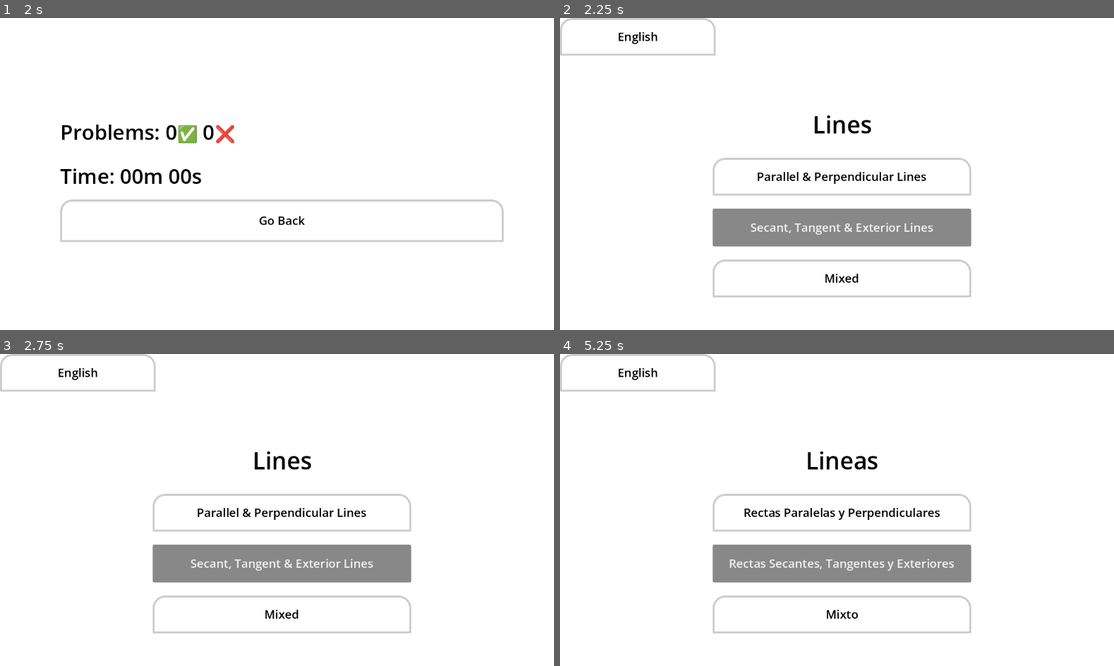
Above: before the commit, frames 1-4 (two rows, left to right).
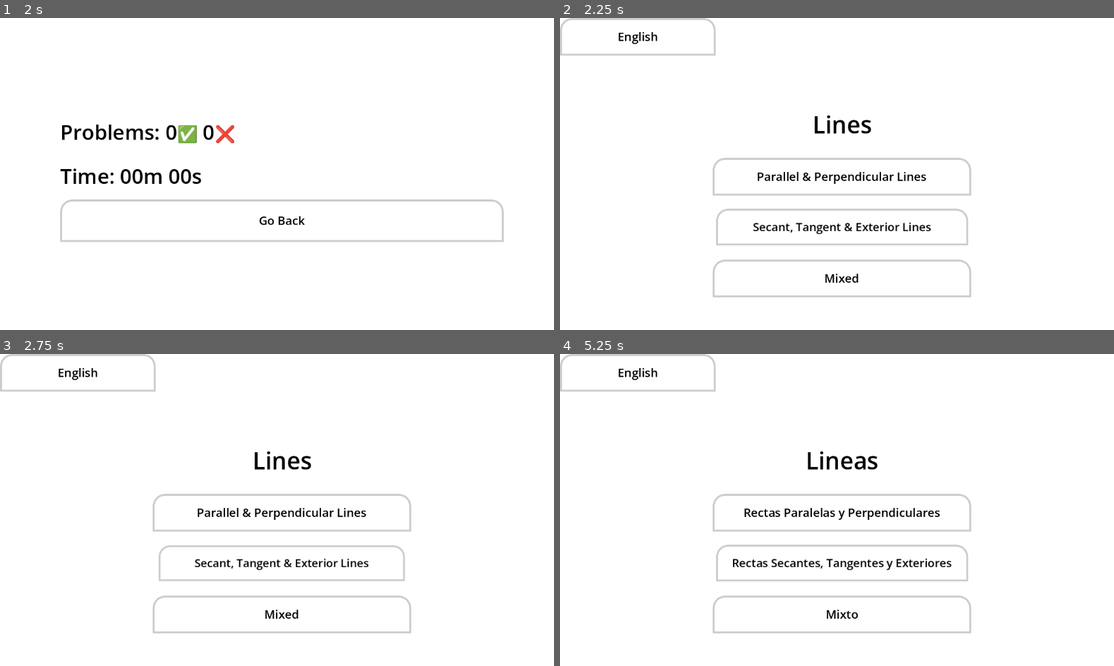
Above: after the commit, the same moments.

Repository: SalticHash/Lines
Game: Godot game, scene res://main_menu/main_menu.tscn
The game is run twice, just before and just after one commit, with the same random seed, the same clock (stepped at 60 frames per second) and the same inputs.
Inputs:
- Up to frame 1 (2 s): click "Parallel & Perpendicular Lines" at 0.5 s; click "Finish" at 1.25 s
- Up to frame 2 (2.25 s): click "Go Back" at 2 s
- Up to frame 3 (2.75 s): no input
- Up to frame 4 (5.25 s): click "English" at 2.75 s; click "Rectas Paralelas y Perpendicu…" at 3.5 s; click "Terminar" at 4.25 s; click "Volver" at 5 s

Frame 1 is identical in both runs. In frame 2, 5.6% of the frame differs, in the area x 27-75%, y 61-74%; in frame 3, 5.6%; in frame 4, 5.6%.

Commit message:
Added Icons, made theme, add button animations

Diff:
--- a/finish/finish.tscn
+++ b/finish/finish.tscn
@@ -1,31 +1,8 @@
 [gd_scene format=3 uid="uid://bc1t4oewvpwsu"]
 
+[ext_resource type="Theme" uid="uid://cmo5b0nj4476i" path="res://menu.theme" id="1_8ft1m"]
 [ext_resource type="Script" uid="uid://cvydg07p88rnq" path="res://finish/finish.gd" id="1_hsrnd"]
-
-[sub_resource type="StyleBoxFlat" id="StyleBoxFlat_gx327"]
-bg_color = Color(1, 1, 1, 1)
-border_width_left = 4
-border_width_top = 4
-border_width_right = 4
-border_width_bottom = 4
-corner_radius_top_left = 24
-corner_radius_top_right = 24
-
-[sub_resource type="StyleBoxEmpty" id="StyleBoxEmpty_gx327"]
-
-[sub_resource type="Theme" id="Theme_87456"]
-default_font_size = 24
-Button/colors/font_color = Color(0, 0, 0, 1)
-Button/styles/normal = SubResource("StyleBoxFlat_gx327")
-Label/colors/font_color = Color(0, 0, 0, 1)
-Label/font_sizes/font_size = 48
-LineEdit/colors/caret_color = Color(0, 0, 0, 1)
-LineEdit/colors/font_color = Color(0, 0, 0, 1)
-LineEdit/colors/font_placeholder_color = Color(0, 0, 0, 0.39215687)
-LineEdit/colors/font_selected_color = Color(0, 0, 0, 1)
-LineEdit/colors/selection_color = Color(0, 0.40392157, 1, 0.4745098)
-LineEdit/styles/normal = SubResource("StyleBoxEmpty_gx327")
-RichTextLabel/colors/default_color = Color(0, 0, 0, 1)
+[ext_resource type="PackedScene" uid="uid://bmm3770pgwypr" path="res://main_menu/button_animation/button_animation.tscn" id="3_4qnrn"]
 
 [node name="Finish" type="Control" unique_id=1317585244]
 layout_mode = 3
@@ -34,7 +11,7 @@
 anchor_bottom = 1.0
 grow_horizontal = 2
 grow_vertical = 2
-theme = SubResource("Theme_87456")
+theme = ExtResource("1_8ft1m")
 script = ExtResource("1_hsrnd")
 
 [node name="VBoxContainer" type="VBoxContainer" parent="." unique_id=1714274138]
@@ -73,4 +50,6 @@
 size_flags_vertical = 3
 text = "go_back"
 
+[node name="ButtonAnimation" parent="VBoxContainer/GoBack" unique_id=1733346948 instance=ExtResource("3_4qnrn")]
+
 [connection signal="pressed" from="VBoxContainer/GoBack" to="." method="_on_go_back_pressed"]
--- a/icon.svg
+++ /dev/null
@@ -1 +0,0 @@
-<svg xmlns="http://www.w3.org/2000/svg" width="128" height="128"><rect width="124" height="124" x="2" y="2" fill="#363d52" stroke="#212532" stroke-width="4" rx="14"/><g fill="#fff" transform="translate(12.322 12.322)scale(.101)"><path d="M105 673v33q407 354 814 0v-33z"/><path fill="#478cbf" d="m105 673 152 14q12 1 15 14l4 67 132 10 8-61q2-11 15-15h162q13 4 15 15l8 61 132-10 4-67q3-13 15-14l152-14V427q30-39 56-81-35-59-83-108-43 20-82 47-40-37-88-64 7-51 8-102-59-28-123-42-26 43-46 89-49-7-98 0-20-46-46-89-64 14-123 42 1 51 8 102-48 27-88 64-39-27-82-47-48 49-83 108 26 42 56 81zm0 33v39c0 276 813 276 814 0v-39l-134 12-5 69q-2 10-14 13l-162 11q-12 0-16-11l-10-65H446l-10 65q-4 11-16 11l-162-11q-12-3-14-13l-5-69z"/><path d="M483 600c0 34 58 34 58 0v-86c0-34-58-34-58 0z"/><circle cx="725" cy="526" r="90"/><circle cx="299" cy="526" r="90"/></g><g fill="#414042" transform="translate(12.322 12.322)scale(.101)"><circle cx="307" cy="532" r="60"/><circle cx="717" cy="532" r="60"/></g></svg>
--- /dev/null
+++ b/main_menu/button_animation/button_animation.gd
@@ -0,0 +1,20 @@
+extends Node
+
+@onready var parent: Button = get_parent()
+func _ready() -> void:
+	parent.pivot_offset_ratio = Vector2.ONE / 2.0
+	# Disable press
+	#parent.pressed.connect(pressed)
+var is_pressed = false
+func _process(_delta: float) -> void:
+	var tween = create_tween()
+	var value = parent.scale
+	if is_pressed:
+		is_pressed = false
+		value = Vector2.ONE * 0.85
+	if parent.is_hovered():
+		tween.tween_property(parent, "scale", Vector2.ONE * 0.95,0.25).from(value)
+	else:
+		tween.tween_property(parent, "scale", Vector2.ONE, 0.25)
+
+func pressed(): is_pressed = true
--- /dev/null
+++ b/main_menu/button_animation/button_animation.tscn
@@ -0,0 +1,6 @@
+[gd_scene format=3 uid="uid://bmm3770pgwypr"]
+
+[ext_resource type="Script" uid="uid://0ln1c5e6dhbo" path="res://main_menu/button_animation/button_animation.gd" id="1_emfpg"]
+
+[node name="ButtonAnimation" type="Node" unique_id=1733346948]
+script = ExtResource("1_emfpg")
--- a/main_menu/main_menu.tscn
+++ b/main_menu/main_menu.tscn
@@ -1,31 +1,8 @@
 [gd_scene format=3 uid="uid://cuhbrh76x1yt1"]
 
+[ext_resource type="Theme" uid="uid://cmo5b0nj4476i" path="res://menu.theme" id="1_d3a7t"]
 [ext_resource type="Script" uid="uid://c16t0a15puec1" path="res://main_menu/main_menu.gd" id="1_oa53l"]
-
-[sub_resource type="StyleBoxFlat" id="StyleBoxFlat_gx327"]
-bg_color = Color(1, 1, 1, 1)
-border_width_left = 4
-border_width_top = 4
-border_width_right = 4
-border_width_bottom = 4
-corner_radius_top_left = 24
-corner_radius_top_right = 24
-
-[sub_resource type="StyleBoxEmpty" id="StyleBoxEmpty_gx327"]
-
-[sub_resource type="Theme" id="Theme_1h4yd"]
-default_font_size = 24
-Button/colors/font_color = Color(0, 0, 0, 1)
-Button/styles/normal = SubResource("StyleBoxFlat_gx327")
-Label/colors/font_color = Color(0, 0, 0, 1)
-Label/font_sizes/font_size = 48
-LineEdit/colors/caret_color = Color(0, 0, 0, 1)
-LineEdit/colors/font_color = Color(0, 0, 0, 1)
-LineEdit/colors/font_placeholder_color = Color(0, 0, 0, 0.39215687)
-LineEdit/colors/font_selected_color = Color(0, 0, 0, 1)
-LineEdit/colors/selection_color = Color(0, 0.40392157, 1, 0.4745098)
-LineEdit/styles/normal = SubResource("StyleBoxEmpty_gx327")
-RichTextLabel/colors/default_color = Color(0, 0, 0, 1)
+[ext_resource type="PackedScene" uid="uid://bmm3770pgwypr" path="res://main_menu/button_animation/button_animation.tscn" id="3_3shxk"]
 
 [node name="MainMenu" type="Control" unique_id=1777463391]
 layout_mode = 3
@@ -34,7 +11,7 @@
 anchor_bottom = 1.0
 grow_horizontal = 2
 grow_vertical = 2
-theme = SubResource("Theme_1h4yd")
+theme = ExtResource("1_d3a7t")
 script = ExtResource("1_oa53l")
 
 [node name="Title" type="Label" parent="." unique_id=407719428]
@@ -64,11 +41,15 @@
 grow_vertical = 2
 text = "topic_line_line"
 
+[node name="ButtonAnimation" parent="LineLine" unique_id=1733346948 instance=ExtResource("3_3shxk")]
+
 [node name="ToggleLanguage" type="Button" parent="." unique_id=477943895]
 layout_mode = 1
 offset_right = 318.0
 offset_bottom = 77.0
 text = "English"
+
+[node name="ButtonAnimation" parent="ToggleLanguage" unique_id=396002798 instance=ExtResource("3_3shxk")]
 
 [node name="CircleLine" type="Button" parent="." unique_id=891871105]
 layout_mode = 1
@@ -85,6 +66,8 @@
 grow_vertical = 2
 text = "topic_circle_line"
 
+[node name="ButtonAnimation" parent="CircleLine" unique_id=446809416 instance=ExtResource("3_3shxk")]
+
 [node name="Mixed" type="Button" parent="." unique_id=1994210896]
 layout_mode = 1
 anchors_preset = 8
@@ -99,3 +82,5 @@
 grow_horizontal = 2
 grow_vertical = 2
 text = "topic_mixed"
+
+[node name="ButtonAnimation" parent="Mixed" unique_id=1962996511 instance=ExtResource("3_3shxk")]
--- a/project.godot
+++ b/project.godot
@@ -11,9 +11,15 @@
 [application]
 
 config/name="Lines"
+config/name_localized={
+"en_US": "Lines",
+"es_CR": "Lineas"
+}
+config/description="Practice line-line and circle-line intersections!"
+config/version="1.0"
 run/main_scene="uid://cuhbrh76x1yt1"
 config/features=PackedStringArray("4.6", "GL Compatibility")
-config/icon="res://icon.svg"
+config/icon="uid://r8dwcqvs5efu"
 
 [autoload]
 
@@ -59,4 +65,5 @@
 rendering_device/driver.windows="d3d12"
 renderer/rendering_method="gl_compatibility"
 renderer/rendering_method.mobile="gl_compatibility"
+textures/vram_compression/import_etc2_astc=true
 environment/defaults/default_clear_color=Color(1, 1, 1, 1)
--- a/question/question.gd
+++ b/question/question.gd
@@ -167,9 +167,11 @@
 func answered(option: int) -> void:
 	%ProblemCount.text = TranslationServer.translate("problem_count") % [Global.right, Global.wrong]
 	if option == answer:
+		$Wrong.stop()
 		$Correct.play()
 		Global.right += 1
 	else:
+		$Correct.stop()
 		$Wrong.play()
 		Global.wrong += 1
 	generate_problem()
--- a/question/question.tscn
+++ b/question/question.tscn
@@ -1,34 +1,11 @@
 [gd_scene format=3 uid="uid://coeg0r8mt3scm"]
 
+[ext_resource type="Theme" uid="uid://cmo5b0nj4476i" path="res://menu.theme" id="1_bpgso"]
 [ext_resource type="PackedScene" uid="uid://b5e1r2soagjcc" path="res://main_menu/math_renderer.tscn" id="1_gx327"]
 [ext_resource type="Script" uid="uid://c6g6vh46bg7vj" path="res://question/question.gd" id="1_t81u5"]
 [ext_resource type="AudioStream" uid="uid://dbwr7fkv6xwl2" path="res://assets/correct.mp3" id="3_fbtf6"]
+[ext_resource type="PackedScene" uid="uid://bmm3770pgwypr" path="res://main_menu/button_animation/button_animation.tscn" id="3_q3ial"]
 [ext_resource type="AudioStream" uid="uid://cj8262uo1ldm" path="res://assets/wrong.mp3" id="4_bpgso"]
-
-[sub_resource type="StyleBoxFlat" id="StyleBoxFlat_gx327"]
-bg_color = Color(1, 1, 1, 1)
-border_width_left = 4
-border_width_top = 4
-border_width_right = 4
-border_width_bottom = 4
-corner_radius_top_left = 24
-corner_radius_top_right = 24
-
-[sub_resource type="StyleBoxEmpty" id="StyleBoxEmpty_gx327"]
-
-[sub_resource type="Theme" id="Theme_gx327"]
-default_font_size = 24
-Button/colors/font_color = Color(0, 0, 0, 1)
-Button/styles/normal = SubResource("StyleBoxFlat_gx327")
-Label/colors/font_color = Color(0, 0, 0, 1)
-Label/font_sizes/font_size = 48
-LineEdit/colors/caret_color = Color(0, 0, 0, 1)
-LineEdit/colors/font_color = Color(0, 0, 0, 1)
-LineEdit/colors/font_placeholder_color = Color(0, 0, 0, 0.39215687)
-LineEdit/colors/font_selected_color = Color(0, 0, 0, 1)
-LineEdit/colors/selection_color = Color(0, 0.40392157, 1, 0.4745098)
-LineEdit/styles/normal = SubResource("StyleBoxEmpty_gx327")
-RichTextLabel/colors/default_color = Color(0, 0, 0, 1)
 
 [sub_resource type="StyleBoxFlat" id="StyleBoxFlat_t81u5"]
 bg_color = Color(1, 1, 1, 1)
@@ -46,7 +23,7 @@
 anchor_bottom = 1.0
 grow_horizontal = 2
 grow_vertical = 2
-theme = SubResource("Theme_gx327")
+theme = ExtResource("1_bpgso")
 script = ExtResource("1_t81u5")
 
 [node name="VBoxContainer" type="VBoxContainer" parent="." unique_id=1794951517]
@@ -81,6 +58,8 @@
 custom_minimum_size = Vector2(256, 0)
 layout_mode = 2
 text = "finish"
+
+[node name="ButtonAnimation" parent="VBoxContainer/HBoxContainer3/HBoxContainer/Finish" unique_id=1733346948 instance=ExtResource("3_q3ial")]
 
 [node name="ProblemCount" type="Label" parent="VBoxContainer/HBoxContainer3" unique_id=839846710]
 unique_name_in_owner = true
@@ -159,12 +138,16 @@
 size_flags_horizontal = 3
 text = "Enviar Respuesta"
 
+[node name="ButtonAnimation" parent="VBoxContainer/HBoxContainer2/Button1" unique_id=714947181 instance=ExtResource("3_q3ial")]
+
 [node name="Button2" type="Button" parent="VBoxContainer/HBoxContainer2" unique_id=2056911405]
 unique_name_in_owner = true
 custom_minimum_size = Vector2(256, 0)
 layout_mode = 2
 size_flags_horizontal = 3
 text = "Enviar Respuesta"
+
+[node name="ButtonAnimation" parent="VBoxContainer/HBoxContainer2/Button2" unique_id=1973582127 instance=ExtResource("3_q3ial")]
 
 [node name="Button3" type="Button" parent="VBoxContainer/HBoxContainer2" unique_id=304349226]
 unique_name_in_owner = true
@@ -173,8 +156,12 @@
 size_flags_horizontal = 3
 text = "Enviar Respuesta"
 
+[node name="ButtonAnimation" parent="VBoxContainer/HBoxContainer2/Button3" unique_id=80229682 instance=ExtResource("3_q3ial")]
+
 [node name="Correct" type="AudioStreamPlayer" parent="." unique_id=1583523733]
 stream = ExtResource("3_fbtf6")
+volume_db = -20.0
 
 [node name="Wrong" type="AudioStreamPlayer" parent="." unique_id=1748500818]
 stream = ExtResource("4_bpgso")
+volume_db = -20.0
Not shown, added: export_presets.cfg
Binary file added: icon.png
Not shown, changed: icon.png.import
Not shown, added: main_menu/button_animation/button_animation.gd.uid
Binary file changed: menu.theme
